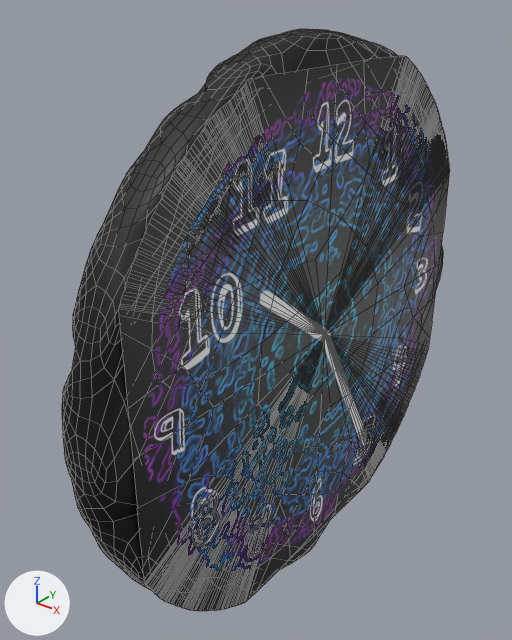
A saved change to the FBX model Assets/Art/Clock.fbx.
Rendered twice from a 50 mm lens placed at (1.271, -1.868, 1.138), pointed at (-0.148, -0.095, 0.039). Arrows for +X, +Y and +Z are at lower left; the lights stay in place. Mesh edges are drawn as thin lines.
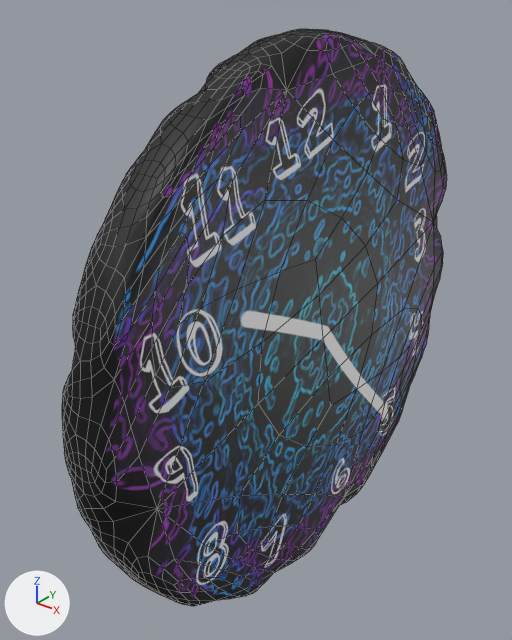
The newer file is also turned or shifted as a whole; pictures and numbers use the older file's frame.

Where the change shows, as pixel boxes (x1, y1, x2, y2) in the pictures (512 x 640 px):
```json
{"object": "Cylinder", "change": "reshaped", "before": [62, 29, 450, 611], "after": [62, 29, 447, 606]}
{"part": 1, "of": "me_cylinder_001", "change": "deleted", "before": [119, 56, 450, 611]}
{"part": 2, "of": "me_cylinder_001", "change": "recoloured", "before": [103, 32, 443, 584], "after": [103, 32, 447, 606], "on screen": "black to purple"}
```

Edits to the scene script, one JSON object a line:
```json
{"block": "me_cylinder_001", "where": "# used by ob_cylinder; location = (0.0, 0.0, 0.0); rotation_euler = (3.142, -1.571, 0.0), in degrees (180, -90, 0); scale = (-1.0, -1.0, -0.0785)"}
{"op": "remove", "block": "me_cylinder_001", "code": "me_cylinder_001.from_pydata(...)  # 2431 vertices, 2200 faces; spans x -0.99..0.99, y -0.99..0.99, z -1.0..1.0"}
{"op": "add", "block": "me_cylinder_001", "code": "me_cylinder_001.from_pydata(...)  # 1746 vertices, 1744 faces; spans x -0.99..0.99, y -0.99..0.99, z -0.99..1.0"}
{"block": "me_cylinder_001", "change": "me_cylinder_001 part 1: the loose piece of 685 vertices spanning x -0.9..0.89, y -0.89..0.91, z -1.0 is deleted"}
{"block": "me_cylinder_001", "change": "me_cylinder_001 part 2: 360 faces spanning x -0.99..0.99, y -0.99..0.99, z -0.99..-0.43 switch from mat_material_001 (black #000000) to mat_material_002 (picture img_clock_png)"}
```
